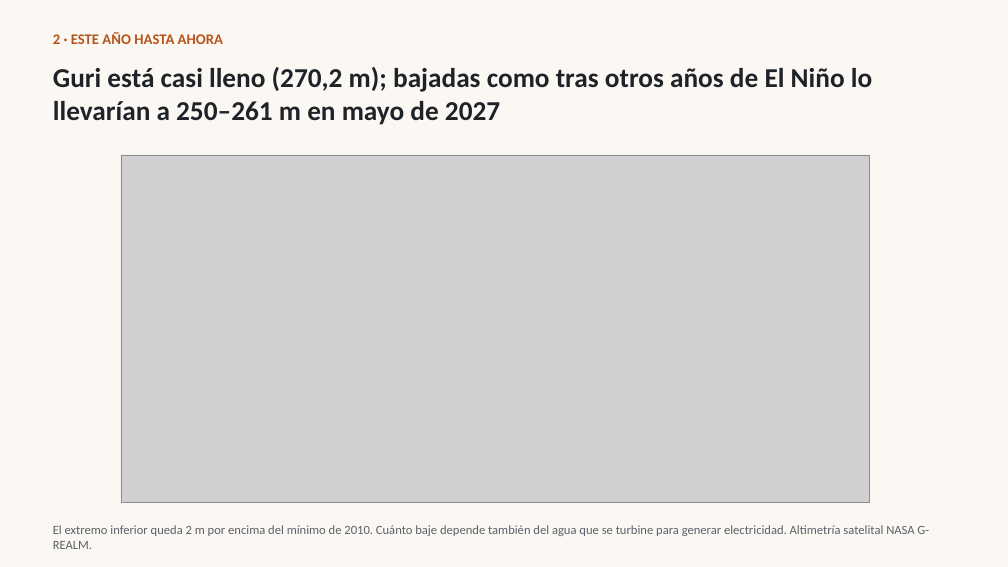
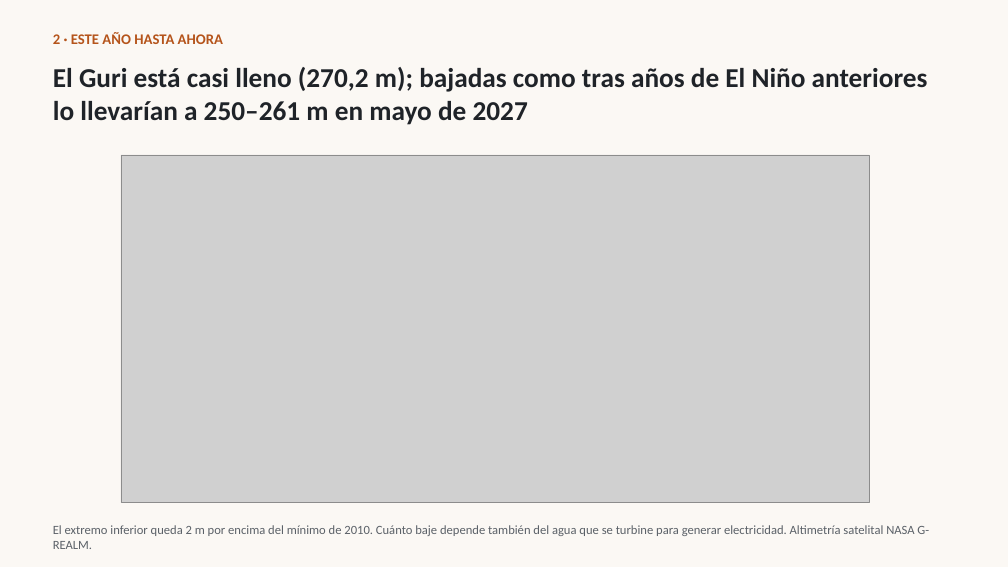
Before and after one commit to OCHA-DAP/ds-teleconnections, a slide deck: slide 7 of docs/enso/ven/slides/es/venezuela-el-nino-2026-27-es.pptx. Drawn at 1008x567 pixels with LibreOffice and Linux fonts; fonts in the diff are those of the drawing; grey boxes stand for pictures. Boxes give left, top, right and bottom in pixels: in the first picture for what was removed or moved away, otherwise in the second. Text is boxed around its words. In the diff, an @@ line names an element or a change of style, - is before the commit and + after.

```diff
--- a/docs/enso/ven/slides/es/venezuela-el-nino-2026-27-es.pptx
+++ b/docs/enso/ven/slides/es/venezuela-el-nino-2026-27-es.pptx
@@ title at (53, 67, 928, 125): text changed @@
-Guri está casi lleno (270,2 m); bajadas como tras otros años de El Niño lo llevarían a 250–261 m en mayo de 2027
+El Guri está casi lleno (270,2 m); bajadas como tras años de El Niño anteriores lo llevarían a 250–261 m en mayo de 2027
```
Also in this commit, not shown: 5 other slides changed, 16 other files.
